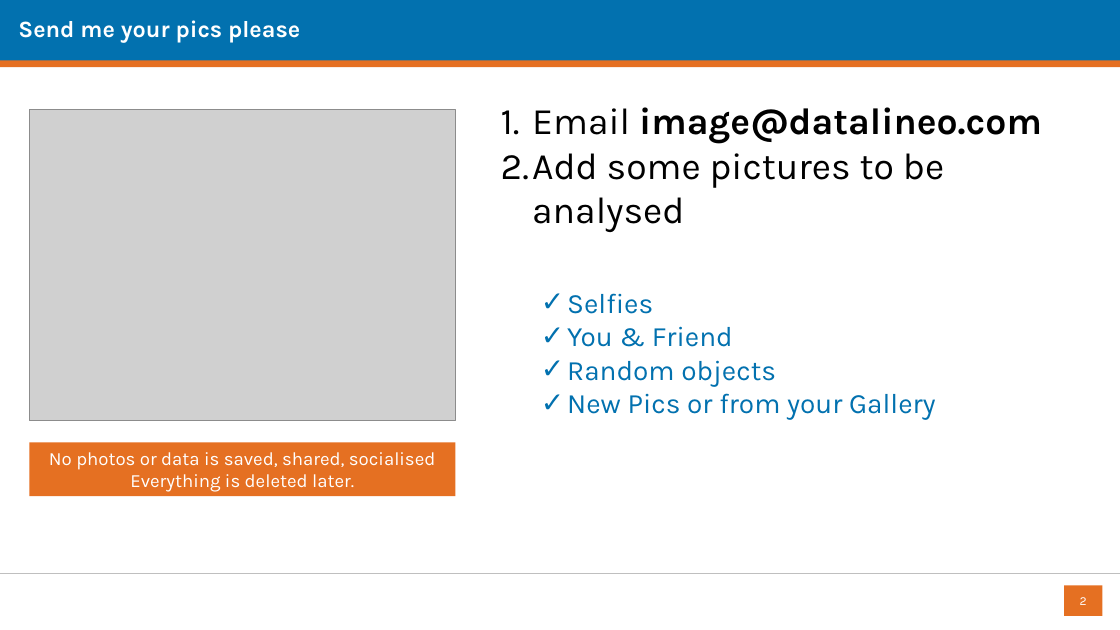
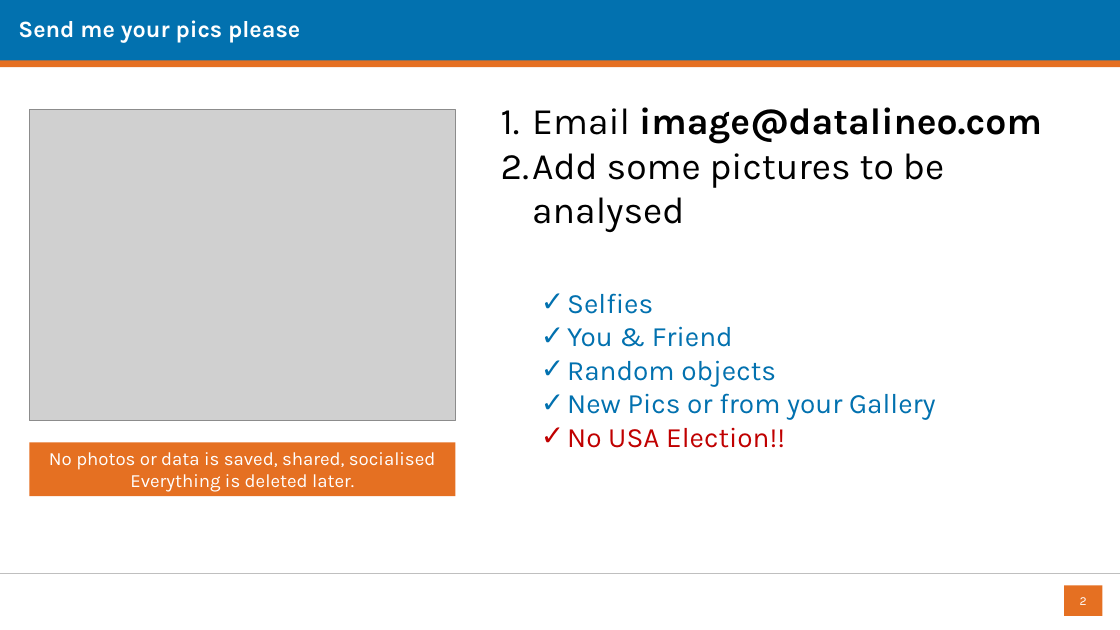
Before and after one commit to datalineo/sessions, a slide deck: slide 2 of Power Automate Image Analytics/Power Automate Image Analytics.pptx. Drawn at 1120x630 pixels with LibreOffice and Linux fonts; fonts in the diff are those of the drawing; grey boxes stand for pictures; background and template pictures are left out. Boxes give left, top, right and bottom in pixels: in the first picture for what was removed or moved away, otherwise in the second. Text is boxed around its words. In the diff, an @@ line names an element or a change of style, - is before the commit and + after.

Commit message:
changed for us election

```diff
--- a/Power Automate Image Analytics/Power Automate Image Analytics.pptx
+++ b/Power Automate Image Analytics/Power Automate Image Analytics.pptx
@@ text at (567, 428, 785, 448): paragraph added @@
+✓ No USA Election!!
```
